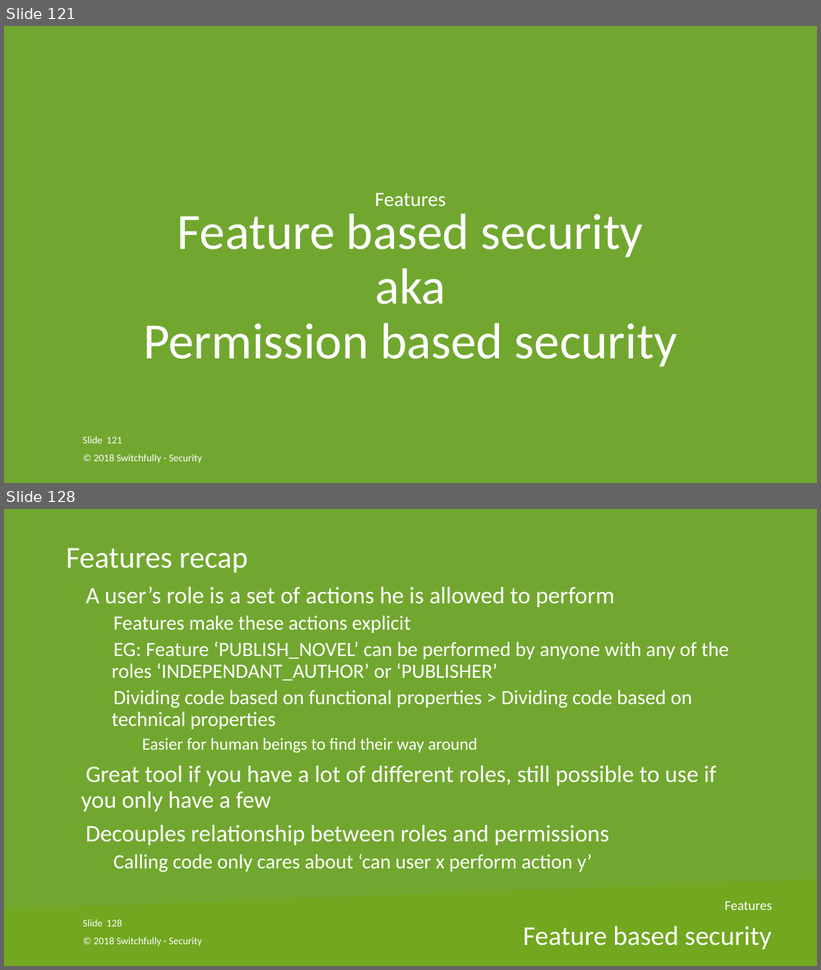
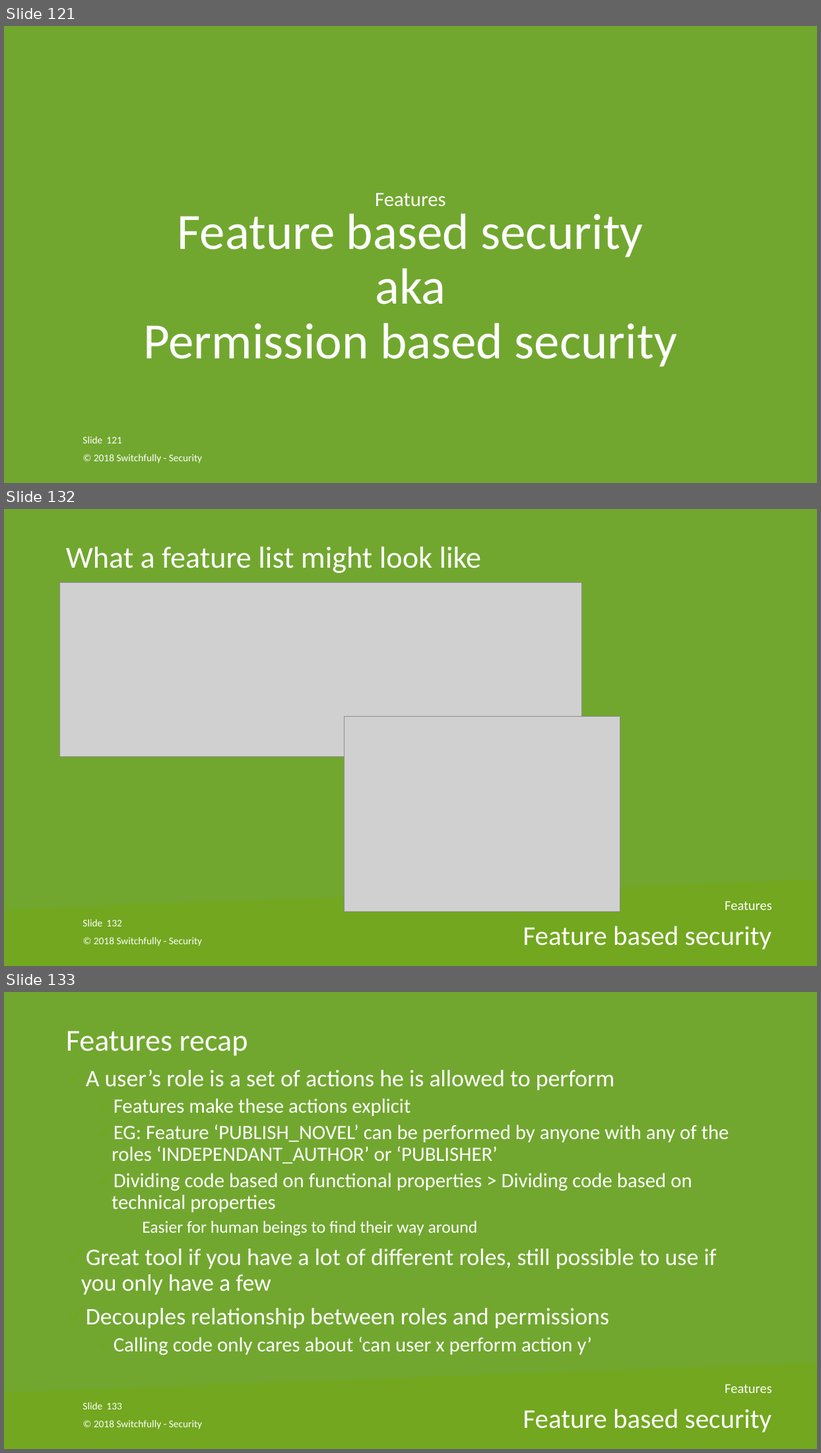
Before and after one commit to nielsjani/switchfully-security, a slide deck: powerpoint/switchfully-security@Cegeka.pptx. Shown one above the other, each under a label of ours: slides 121 and 128 before the commit, slides 121, 132 and 133 after it; the slides between them are not shown. The pictures are 821x970 and 821x1453 pixels, drawn with LibreOffice and Linux fonts; fonts in the diff are those of the drawing; grey boxes stand for pictures; background and template pictures are left out. Boxes give left, top, right and bottom in pixels: in the first picture for what was removed or moved away, otherwise in the second. Text is boxed around its words. In the diff, an @@ line names an element or a change of style, - is before the commit and + after.

```diff
--- a/powerpoint/switchfully-security@Cegeka.pptx
+++ b/powerpoint/switchfully-security@Cegeka.pptx
@@ slide 132 added at [4, 509, 817, 966], background picture (left out); not listed: 2 template elements that a slide beside it also shows @@
@@ text added at [66, 547, 482, 573], 36 pt, text #FFFFFF @@
+What a feature list might look like
@@ picture added at [60, 582, 582, 757] @@
@@ picture added at [344, 716, 620, 912] @@
@@ text added at [725, 902, 772, 910], 16 pt, text #FFFFFF @@
+Features
@@ page number added at [106, 920, 121, 927], 12 pt, text #FFFFFF @@
+132
@@ text added at [94, 937, 202, 947], 12 pt, text #FFFFFF @@
+© 2018 Switchfully - Security
@@ title added at [523, 926, 772, 950], 32 pt, text #FFFFFF @@
+Feature based security
@@ what was slide 128 is now slide 133 @@
@@ page number at [106, 1403, 121, 1410]: text changed @@
-128
+133
```
Also in this commit, not shown: 5 slides changed, 5 other slides added, 1 slide removed.
